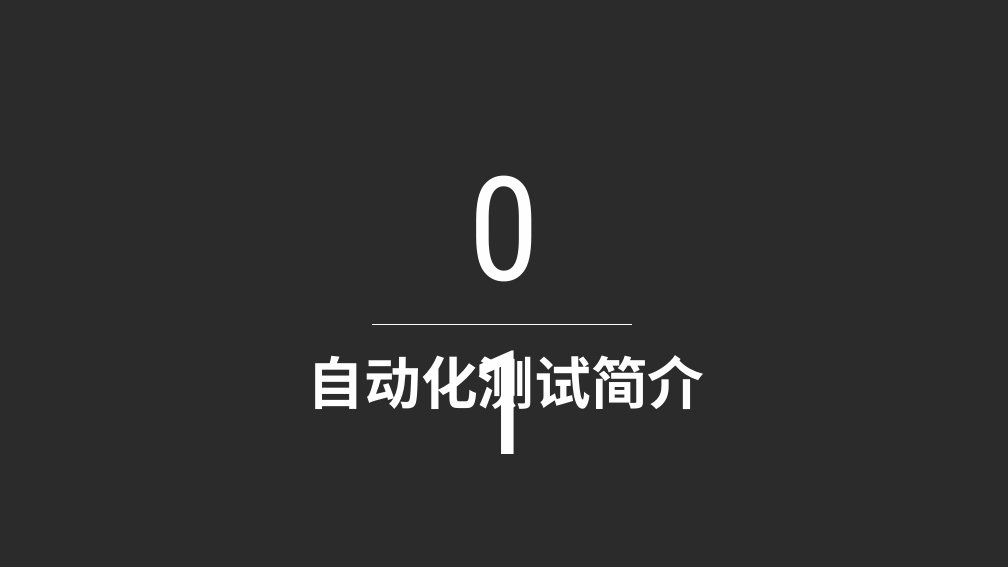
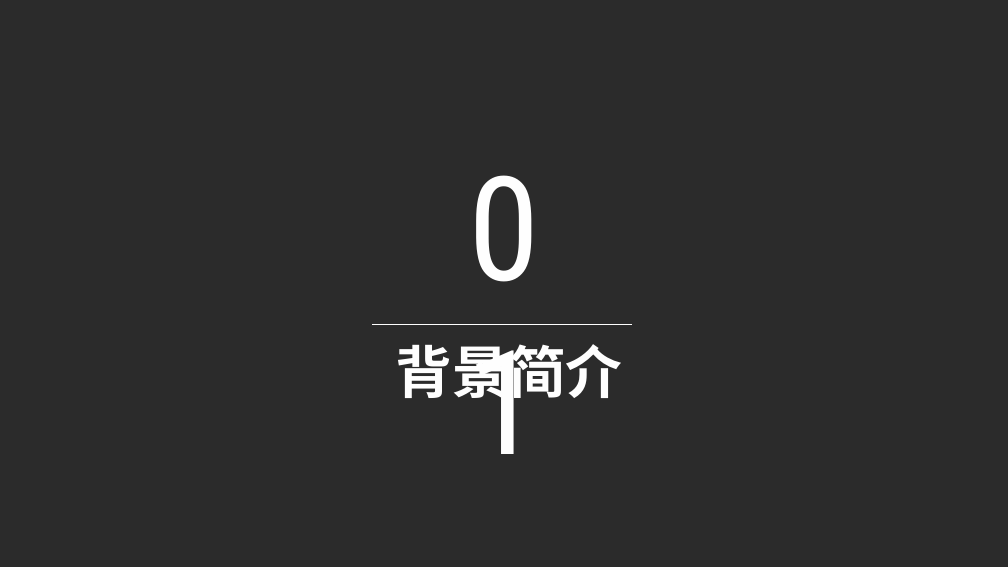
Before and after one commit to WeileLiang/Graduate, a slide deck: slide 3 of PPT/基于多Agent的动态调度系统1.pptx. Drawn at 1008x567 pixels with LibreOffice and Linux fonts; fonts in the diff are those of the drawing; background and template pictures are left out; a plain dark background stands for a picture behind light text. Boxes give left, top, right and bottom in pixels: in the first picture for what was removed or moved away, otherwise in the second. Text is boxed around its words. In the diff, an @@ line names an element or a change of style, - is before the commit and + after.

```diff
--- a/PPT/基于多Agent的动态调度系统1.pptx
+++ b/PPT/基于多Agent的动态调度系统1.pptx
@@ text at (x1=396, y1=344, x2=623, y2=408): text changed @@
-自动化测试简介
+背景简介
```
Also in this commit, not shown: 3 other slides changed, 13 slides added, 39 slides removed, 6 other files.
